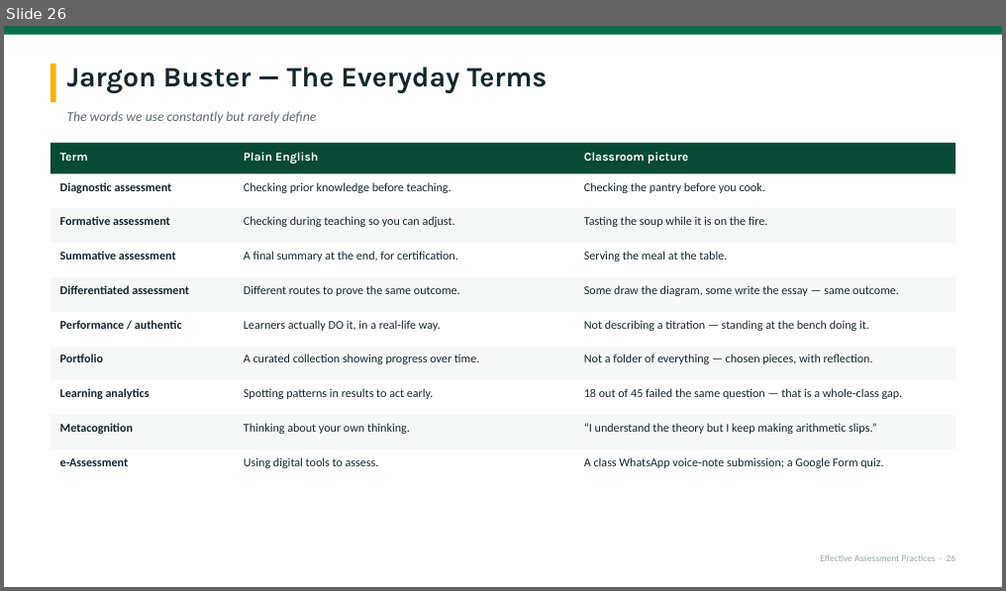
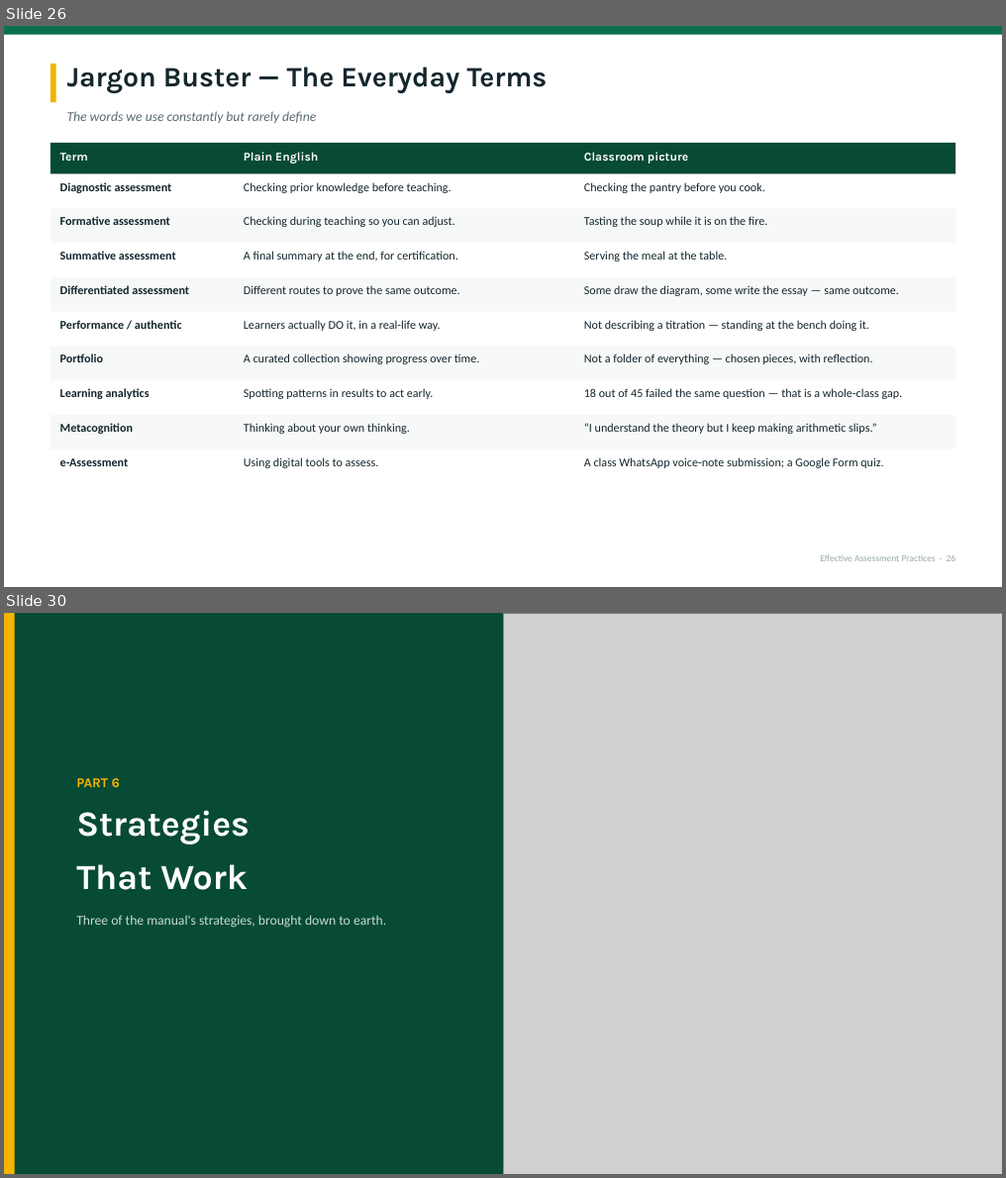
Before and after one commit to kumahemmanuel69-oss/Keelson-ACADEX, a slide deck: deliverables/Effective-Assessment-Practices-KATON-2026.pptx. Shown one above the other, each under a label of ours: slide 26 before the commit, slides 26 and 30 after it; the slides between them are not shown. The pictures are 1006x591 and 1006x1178 pixels, drawn with LibreOffice and Linux fonts; fonts in the diff are those of the drawing; grey boxes stand for pictures. Boxes give left, top, right and bottom in pixels: in the first picture for what was removed or moved away, otherwise in the second. Text is boxed around its words. In the diff, an @@ line names an element or a change of style, - is before the commit and + after.

Commit message:
Add assessment strategies section and real illustrations
Expand the KATON 2026 deck from 36 to 40 slides and the handbook from 21 to 22
pages.

- New Part 6 'Strategies That Work': portfolio, debate and practical/performance
  assessment, each with the manual's own requirements plus classroom scenarios
- Replace the three placeholder flow diagrams (feedback, three-minute tools,
  e-assessment) with real illustrations now that the image budget allowed
- Six new illustrations: feedback mechanic, peer assessment, tech classroom,
  portfolio, debate, practical lab
- Regenerate the presenter run sheet for 40 slides
- Verified: zero text overflow across all 40 slides

```diff
--- a/deliverables/Effective-Assessment-Practices-KATON-2026.pptx
+++ b/deliverables/Effective-Assessment-Practices-KATON-2026.pptx
@@ slide 30 added at box(4, 613, 1002, 1174), background #FFFFFF @@
@@ rectangle added at box(4, 613, 503, 1174), fill #074A35 @@
@@ rectangle added at box(4, 613, 15, 1174), fill #F4B400 @@
@@ picture added at box(503, 613, 1002, 1174) @@
@@ text added at box(76, 778, 386, 928), 13 pt, text #C6DBD3 @@
+PART 6
+Strategies
+That Work
+Three of the manual's strategies, brought down to earth.
```
Also in this commit, not shown: 10 slides changed, 3 other slides added, 12 other files.
